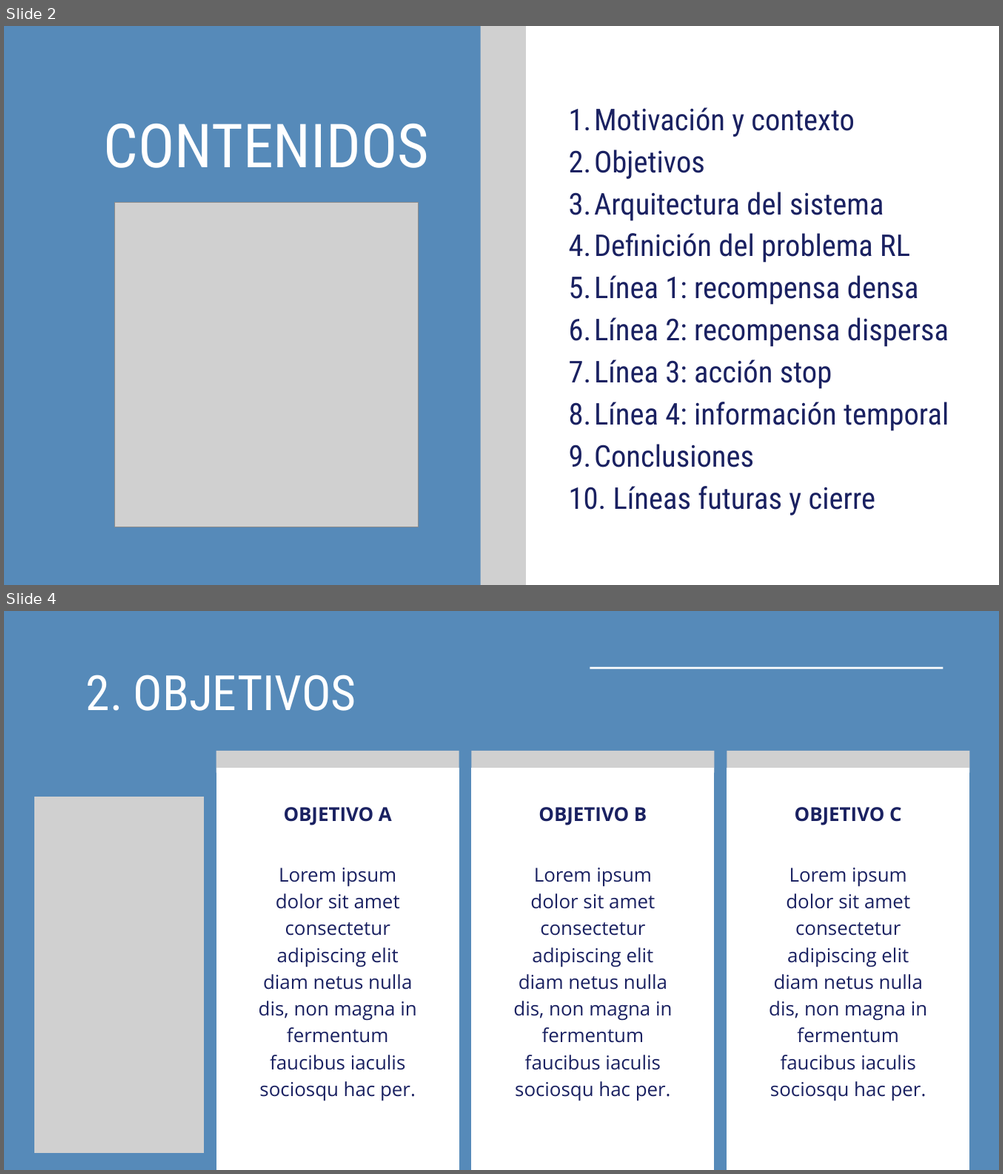
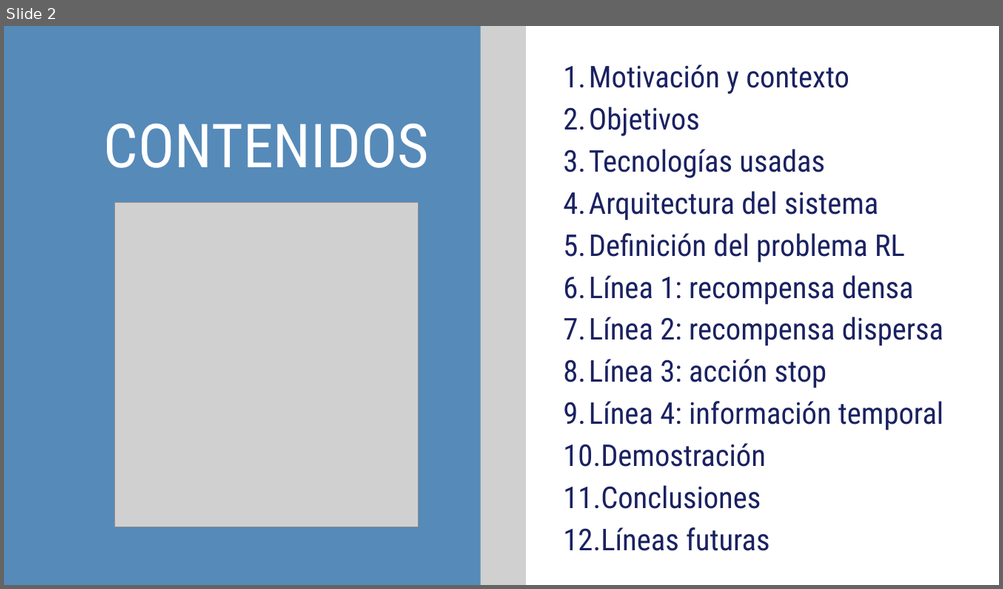
Before and after one commit to davidsolero/TFG-Coppelia-Reinforcement-Learning, a slide deck: redaccion/defensa/Presentación Trabajo Final Tesis Profesional Moderna Sencilla Azul .pptx. Shown one above the other, each under a label of ours: slides 2 and 4 before the commit, slide 2 after it; the slides between them are not shown. The pictures are 1003x1174 and 1003x589 pixels, drawn with LibreOffice and Linux fonts; fonts in the diff are those of the drawing; grey boxes stand for pictures. Boxes give left, top, right and bottom in pixels: in the first picture for what was removed or moved away, otherwise in the second. Text is boxed around its words. In the diff, an @@ line names an element or a change of style, - is before the commit and + after.

```diff
--- a/redaccion/defensa/Presentación Trabajo Final Tesis Profesional Moderna Sencilla Azul .pptx
+++ b/redaccion/defensa/Presentación Trabajo Final Tesis Profesional Moderna Sencilla Azul .pptx
@@ slide 4 removed at <box>4,611,999,1170</box>, background #568AB9 @@
@@ text removed at <box>86,675,356,711</box> @@
-2. OBJETIVOS
@@ line removed from (590, 668) to (943, 668) @@
@@ picture removed at <box>216,751,459,772</box> @@
@@ picture removed at <box>472,751,714,772</box> @@
@@ picture removed at <box>726,751,969,772</box> @@
@@ freeform shape removed at <box>216,768,459,1170</box> @@
@@ freeform shape removed at <box>472,768,714,1170</box> @@
@@ freeform shape removed at <box>726,768,969,1170</box> @@
@@ picture removed at <box>34,797,204,1153</box> @@
@@ text removed at <box>284,807,392,826</box> @@
-OBJETIVO A
@@ text removed at <box>538,807,646,826</box> @@
-OBJETIVO B
@@ text removed at <box>794,807,902,826</box> @@
-OBJETIVO C
@@ text removed at <box>259,868,416,1102</box> @@
-Lorem ipsum dolor sit amet consectetur adipiscing elit diam netus nulla dis, non magna in fermentum faucibus iaculis sociosqu hac per.
@@ text removed at <box>513,868,671,1102</box> @@
-Lorem ipsum dolor sit amet consectetur adipiscing elit diam netus nulla dis, non magna in fermentum faucibus iaculis sociosqu hac per.
@@ text removed at <box>768,868,927,1102</box> @@
-Lorem ipsum dolor sit amet consectetur adipiscing elit diam netus nulla dis, non magna in fermentum faucibus iaculis sociosqu hac per.
@@ slide 2 changed as well @@
@@ freeform shape at <box>525,26,999,585</box>: outline redrawn @@
@@ text "Motivación y contexto": place and size @@
-text "Motivación y contexto" at <box>569,107,948,516</box>
+text "Motivación y contexto" at <box>563,64,943,551</box>
@@ text at <box>563,149,825,178</box>: paragraph added @@
+  3. Tecnologías usadas
@@ text at <box>563,443,765,467</box>: paragraph added @@
+  10. Demostración
@@ text at <box>563,528,770,551</box>: text changed @@
-  10. Líneas futuras y cierre
+  12. Líneas futuras
```
Also in this commit, not shown: 6 other slides changed, 12 slides added, 7 other slides removed.
